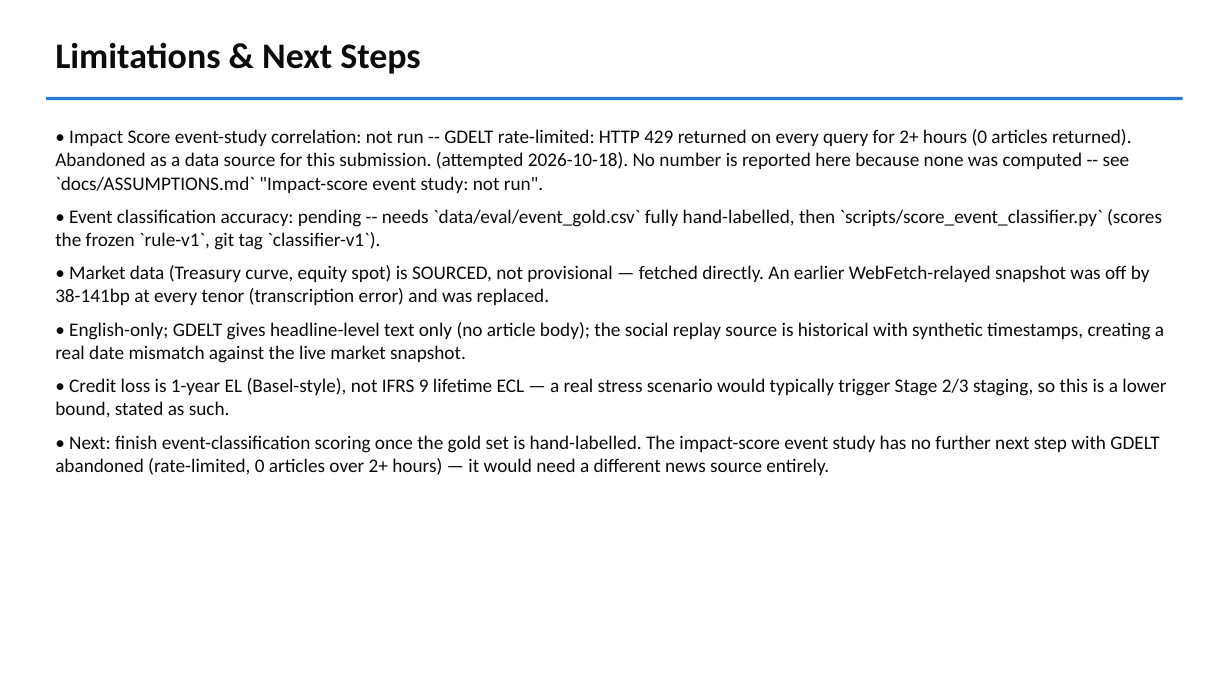
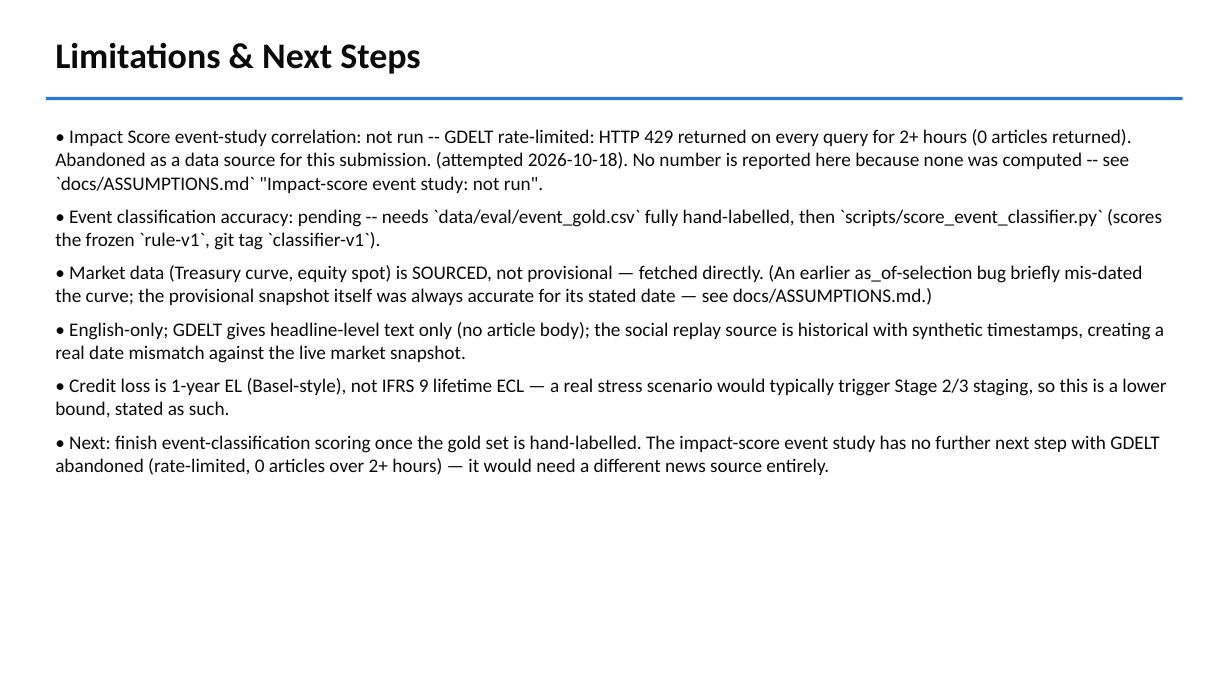
Before and after one commit to aadits1965/iitg-aadit-siroya-hackathon, a slide deck: slide 7 of docs/presentation.pptx. Drawn at 1232x693 pixels with LibreOffice and Linux fonts; fonts in the diff are those of the drawing. Boxes give left, top, right and bottom in pixels: in the first picture for what was removed or moved away, otherwise in the second. Text is boxed around its words. In the diff, an @@ line names an element or a change of style, - is before the commit and + after.

```diff
--- a/docs/presentation.pptx
+++ b/docs/presentation.pptx
@@ text at (55,265,1142,305): text changed @@
-• Market data (Treasury curve, equity spot) is SOURCED, not provisional — fetched directly. An earlier WebFetch-relayed snapshot was off by 38-141bp at every tenor (transcription error) and was replaced.
+• Market data (Treasury curve, equity spot) is SOURCED, not provisional — fetched directly. (An earlier as_of-selection bug briefly mis-dated the curve; the provisional snapshot itself was always accurate for its stated date — see docs/ASSUMPTIONS.md.)
```
Also in this commit, not shown: 1 other slide changed, 13 other files.
